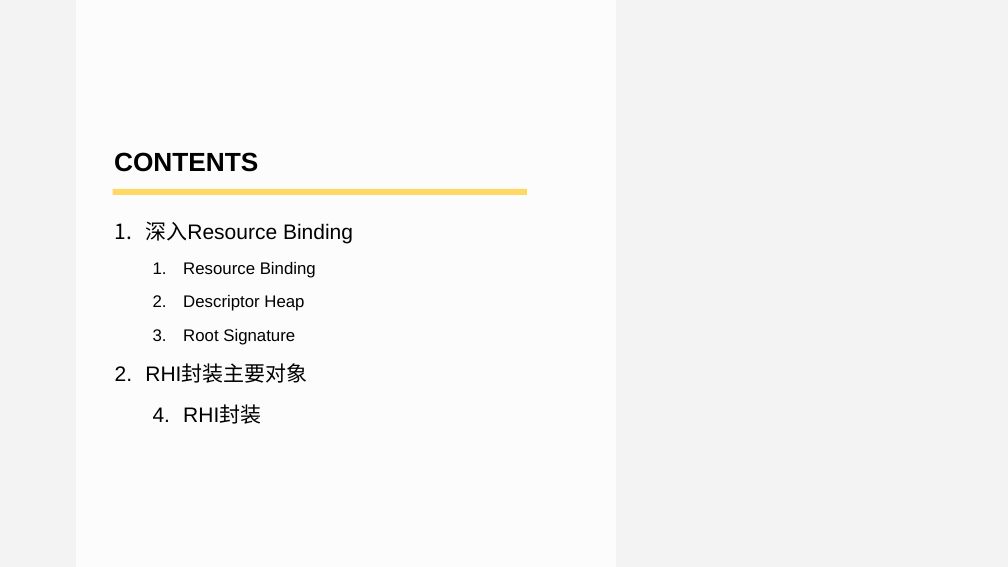
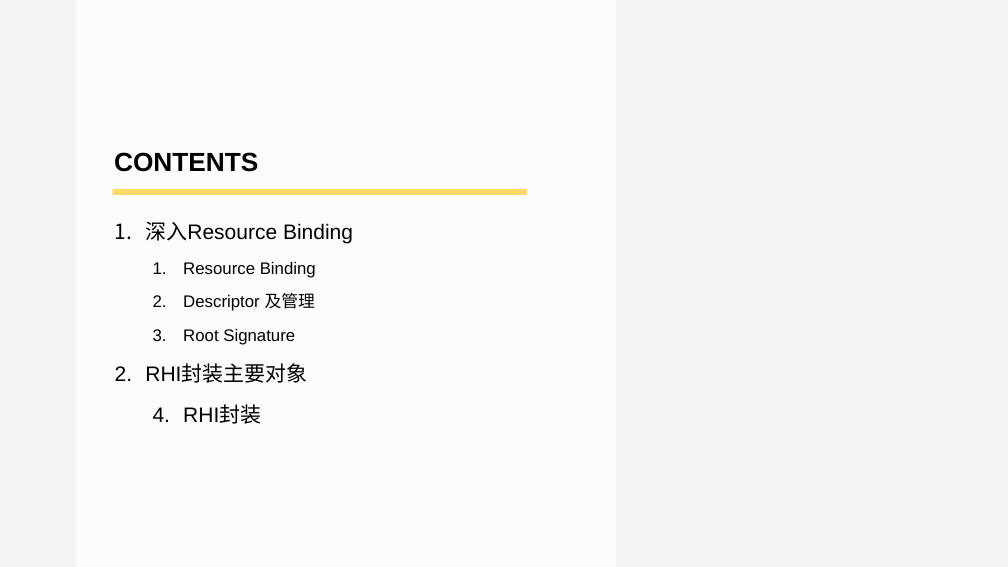
Before and after one commit to doomlover/KSGameEngineTutorials, a slide deck: slide 3 of PPTs/05.深入DX12绘制二.pptx. Drawn at 1008x567 pixels with LibreOffice and Linux fonts; fonts in the diff are those of the drawing. Boxes give left, top, right and bottom in pixels: in the first picture for what was removed or moved away, otherwise in the second. Text is boxed around its words. In the diff, an @@ line names an element or a change of style, - is before the commit and + after.

```diff
--- a/PPTs/05.深入DX12绘制二.pptx
+++ b/PPTs/05.深入DX12绘制二.pptx
@@ text at (183,293,315,311): text changed @@
-  2. Descriptor Heap
+  2. Descriptor 及管理
```
Also in this commit, not shown: 3 other slides changed.
